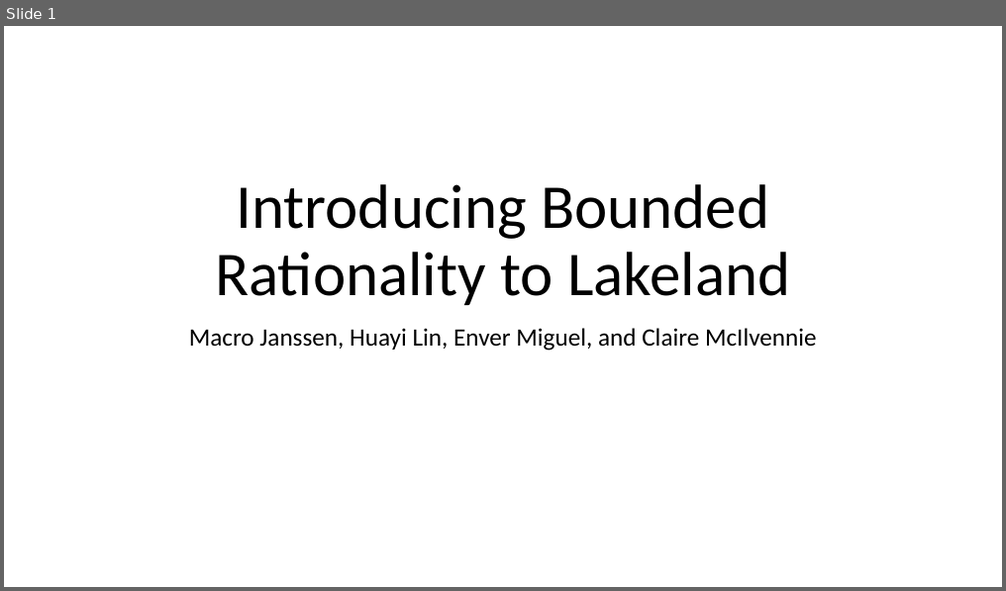
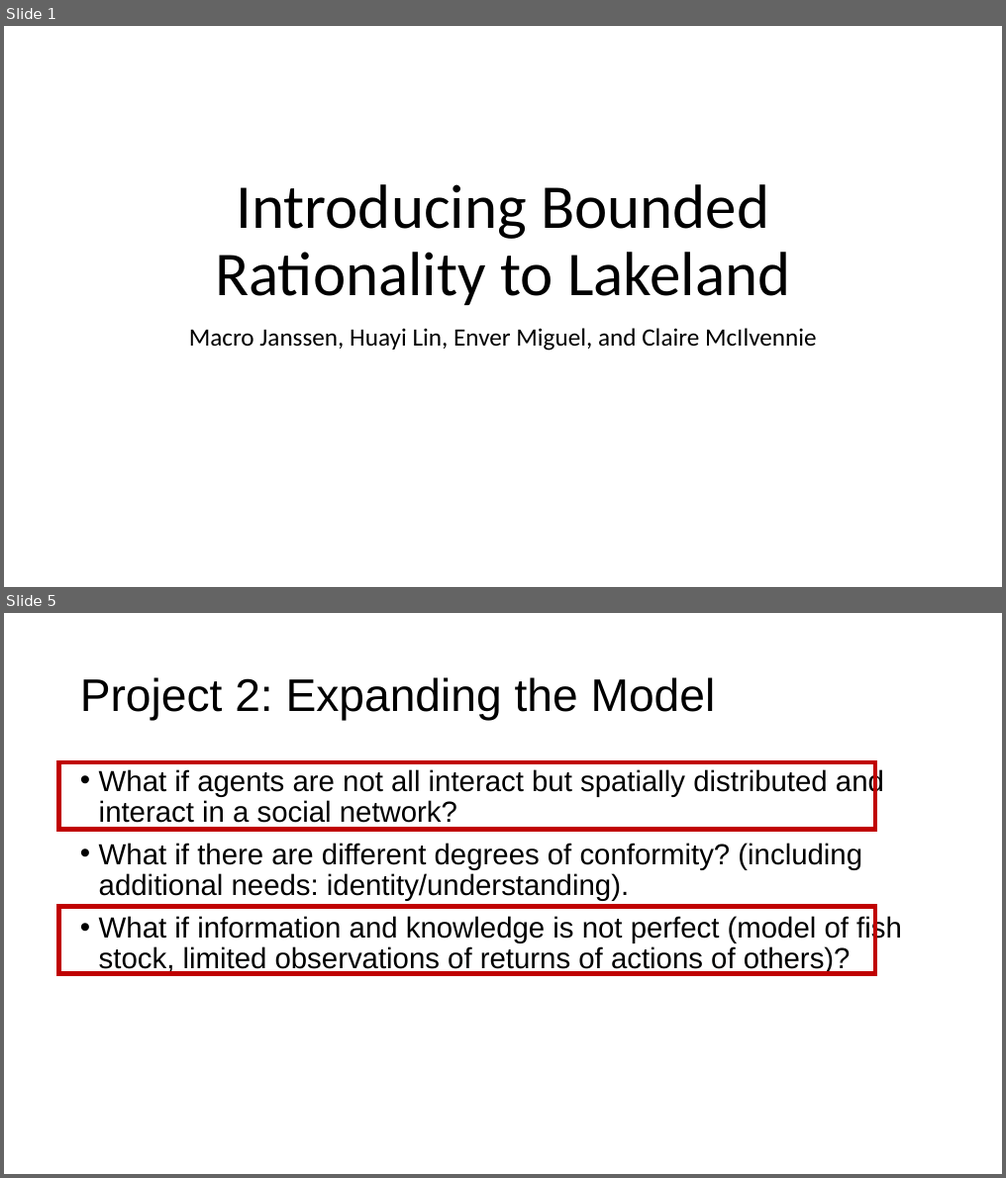
Before and after one commit to ruiqing369/Lakeland, a slide deck: Lakeland Presentation.pptx. Shown one above the other, each under a label of ours: slide 1 before the commit, slides 1 and 5 after it; the slides between them are not shown. The pictures are 1006x591 and 1006x1178 pixels, drawn with LibreOffice and Linux fonts; fonts in the diff are those of the drawing. Boxes give left, top, right and bottom in pixels: in the first picture for what was removed or moved away, otherwise in the second. Text is boxed around its words. In the diff, an @@ line names an element or a change of style, - is before the commit and + after.

```diff
--- a/Lakeland Presentation.pptx
+++ b/Lakeland Presentation.pptx
@@ slide 5 added at [4,613,1002,1174], background #FFFFFF @@
@@ title added at [80,677,716,721], 44 pt, text #000000 @@
+Project 2: Expanding the Model
@@ rectangle added at [58,762,875,830], outline #C00000 4.5 pt @@
@@ text added at [99,768,902,974], 28 pt, text #000000 @@
+• What if agents are not all interact but spatially distributed and interact in a social network?
+• What if there are different degrees of conformity? (including additional needs: identity/understanding).
+• What if information and knowledge is not perfect (model of fish stock, limited observations of returns of actions of others)?
@@ rectangle added at [58,907,875,974], outline #C00000 4.5 pt @@
```
Also in this commit, not shown: 4 slides changed, 11 other slides added, 2 slides removed, 1 other file.
